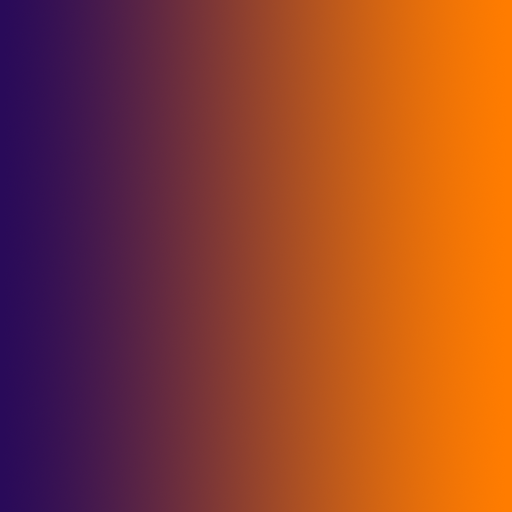
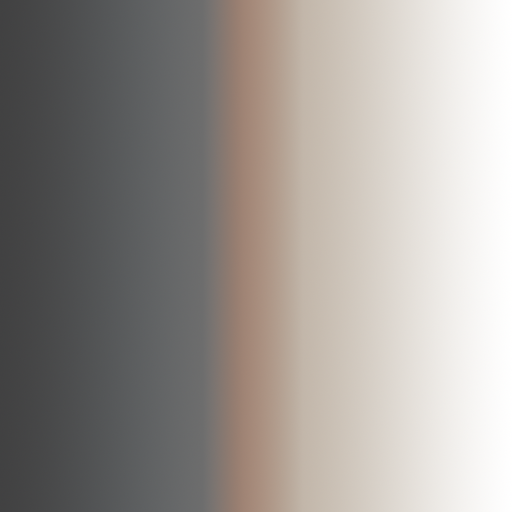
Layered file, before and after one edit (512 x 512). Changes by layer:
added layer "Layer 1" (multiply) above "Background" over [0, 0, 512, 512]
